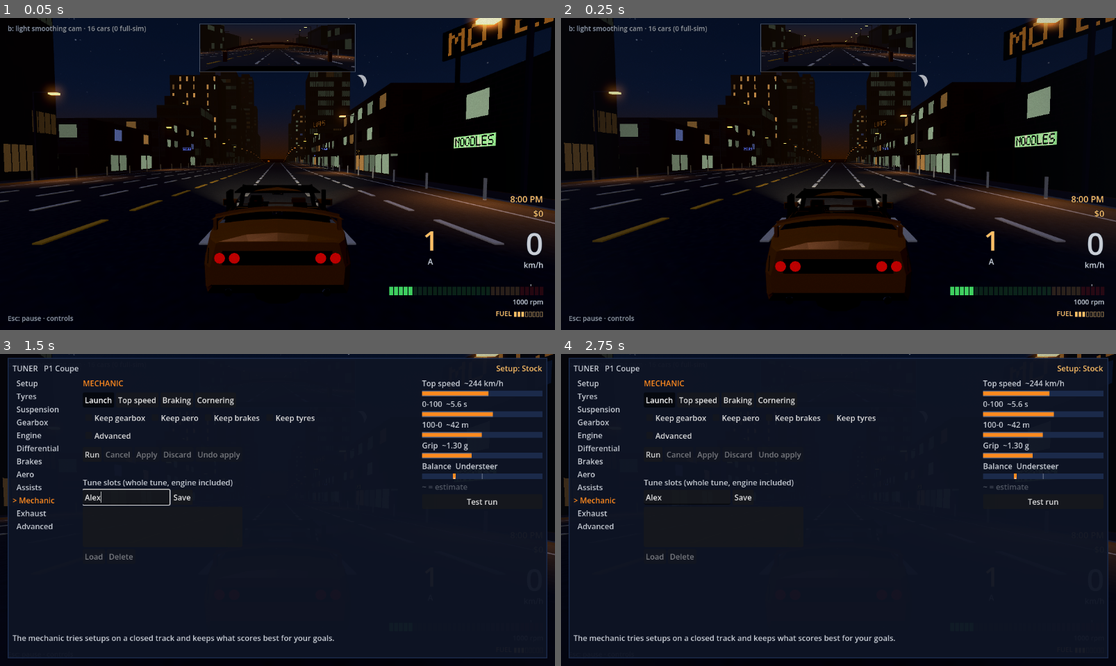
Above: before the commit, frames 1-4 (two rows, left to right).
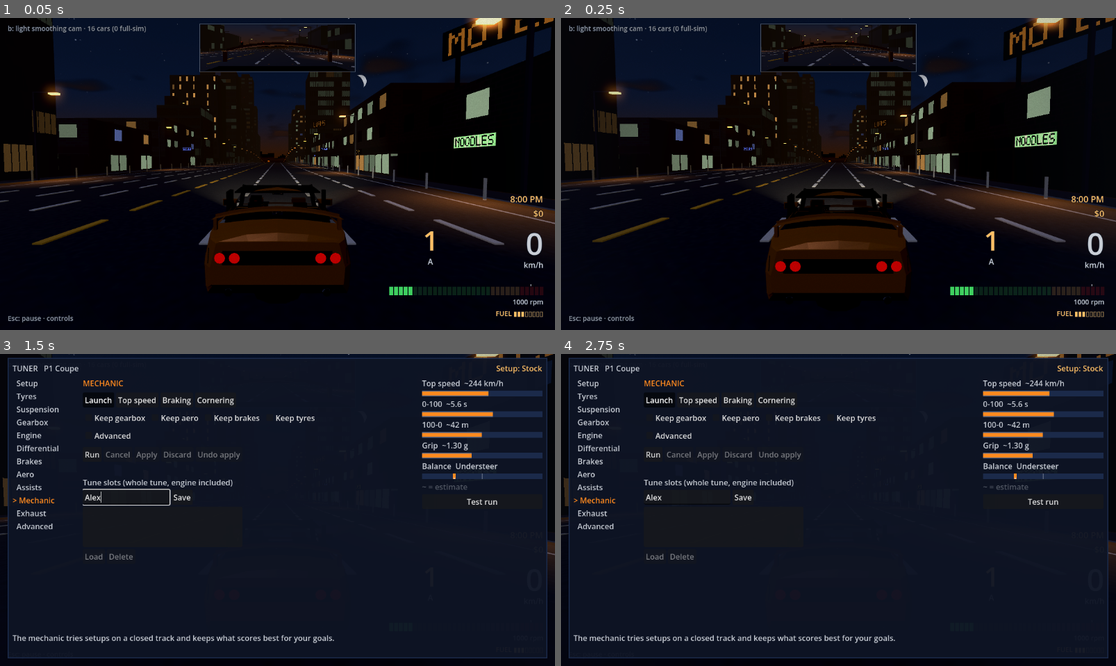
Above: after the commit, the same moments.

Repository: SmurfyHehe/neon-overdrive
Game: Godot game, scene res://Game.tscn
Two runs of this game, one before a commit and one after it. Both use one fixed random seed, a clock stepped at 60 frames per second and the inputs below.
Inputs (mouse positions are in pixels of both pictures, inside the frame that each line leads up to):
- Up to frame 1 (0.05 s): no input
- Up to frame 2 (0.25 s): no input
- Up to frame 3 (1.5 s): tap Enter (photo_shot) at 0.5 s; move the mouse to (399, 494) at 0.52 s; hold D (photo_right) 0.53-1.25 s; tap Y (autotune_panel) at 0.6 s; click (399, 494) at 0.67 s; click (127, 497) at 1.27 s; type "Alex" at 1.35 s
- Up to frame 4 (2.75 s): click "Launch" at 2 s

The runs differ from the first frame. In frame 1, 0.2% of the frame differs, in the area x 14-72%, y 7-46%; in frame 2, 0.2%; in frame 3, less than 0.1%; in frame 4, less than 0.1%.

Commit message:
Sky clouds and far skyline: per-night cloud type, silhouette strip with red blinkers
Co-Authored-By: Claude Sonnet 5.5 <noreply@anthropic.com>

Diff:
--- a/project.godot
+++ b/project.godot
@@ -182,6 +182,14 @@
 "type": "float",
 "value": 0.0
 }
+sky_cloud_offset={
+"type": "float",
+"value": 0.0
+}
+sky_blink={
+"type": "float",
+"value": 0.0
+}
 sky_moon_dir={
 "type": "vec3",
 "value": Vector3(-0.3, 0.25, -0.92)
--- a/scripts/world/night_sky.gd
+++ b/scripts/world/night_sky.gd
@@ -31,6 +31,17 @@
 # the glow dome swells, and stars and moon wash out. Nothing is lit by it: the
 # ambient pin stays, so asphalt keeps its colour.
 #
+# Clouds and skyline (2026-10-10, sky PR 3), all in the same shader, no new
+# draw calls and no scripted per-frame work:
+# - Clouds: one flattened-plane noise layer, a different sky each night
+#   (CLOUD_TYPES: clear / scattered / broken / overcast, picked from the night
+#   number). Dark navy bodies, underlit by the city glow near the horizon,
+#   silvered near the moon, amber at dawn; they dim the stars and veil the
+#   moon. Drift is a global offset the director steps with the clock.
+# - Skyline: a far silhouette strip on the horizon (0.3 to 2.5 degrees tall,
+#   a different outline each night) with red aviation blinkers on the tallest
+#   towers; the blink phase is a global the director steps.
+#
 # Ambient light is no longer taken from the sky (game.gd pins it to a fixed
 # colour), so repainting the sky never lifts the asphalt.
 
@@ -64,6 +75,10 @@
 const MOON_EL_CLIMB := Vector2(4.0, 6.0)    # degrees gained by 6 a.m.
 const MOON_AZ := Vector2(16.0, 30.0)        # degrees off straight ahead
 const MOON_AZ_DRIFT := 4.0                  # degrees it slides outward by 6 a.m.
+
+## Cloud cover per night type, 0 (none) to 1 (solid).
+const CLOUD_TYPES := ["clear", "scattered", "broken", "overcast"]
+const CLOUD_COVER := {"clear": 0.0, "scattered": 0.38, "broken": 0.6, "overcast": 1.0}
 
 ## Dawn runs from 5 a.m. to 6 a.m. (game minutes since 8 p.m.).
 const DAWN_START_MINUTES := 540.0
@@ -94,6 +109,8 @@
 global uniform float sky_glow_height;
 global uniform vec3 sky_moon_dir;
 global uniform float sky_dawn;
+global uniform float sky_cloud_offset;  // cloud drift, plane units
+global uniform float sky_blink;         // seconds, stepped by SkyDirector
 
 // Stars: seed per night; density is the share of grid cells holding one.
 uniform float star_seed = 1.0;
@@ -112,6 +129,11 @@
 uniform vec3 halo_color : source_color = vec3(0.85, 0.82, 0.76);  // silver, a touch warm
 uniform float halo_energy = 0.03;
 
+// Per night: cloud cover and noise offset, skyline outline seed.
+uniform float cloud_cover = 0.0;
+uniform vec2 cloud_seed = vec2(0.0);
+uniform float skyline_seed = 1.0;
+
 // Dawn: horizontal direction the first light comes from (set per night).
 uniform vec3 dawn_dir = vec3(0.0, 0.0, -1.0);
 
@@ -125,6 +147,44 @@
 	p = fract(p * vec3(0.1031, 0.1030, 0.0973));
 	p += dot(p, p.yxz + 33.33);
 	return fract((p.xxy + p.yzz) * p.zyx);
+}
+
+float vnoise(vec2 p) {
+	vec2 i = floor(p);
+	vec2 f = fract(p);
+	f = f * f * (3.0 - 2.0 * f);
+	float a = hash1(vec3(i, cloud_seed.x));
+	float b = hash1(vec3(i + vec2(1.0, 0.0), cloud_seed.x));
+	float c = hash1(vec3(i + vec2(0.0, 1.0), cloud_seed.x));
+	float d = hash1(vec3(i + vec2(1.0, 1.0), cloud_seed.x));
+	return mix(mix(a, b, f.x), mix(c, d, f.x), f.y);
+}
+
+// Cloud density 0..1 on a flattened plane (3 octaves).
+float cloud_density(vec3 d) {
+	if (cloud_cover < 0.01 || d.y < 0.01) {
+		return 0.0;
+	}
+	vec2 p = d.xz / (d.y + 0.14) * 1.4 + vec2(sky_cloud_offset, 0.0) + cloud_seed.yy * 17.0;
+	float n = vnoise(p) * 0.55 + vnoise(p * 2.1 + 7.3) * 0.3 + vnoise(p * 4.3 + 19.1) * 0.15;
+	float thresh = mix(0.78, 0.30, cloud_cover);
+	float c = smoothstep(thresh, thresh + 0.16, n);
+	return c * smoothstep(0.01, 0.12, d.y);  // thins out toward the horizon
+}
+
+// Far skyline: building top (radians above the horizon) for an azimuth, plus
+// the column cell so blinkers can sit on the tall ones.
+float skyline_height(float az, out float col_id) {
+	float w1 = 0.021;
+	float w2 = 0.0063;
+	float c1 = floor(az / w1);
+	float c2 = floor(az / w2);
+	float h1 = hash1(vec3(c1, skyline_seed, 1.0));
+	float h2 = hash1(vec3(c2, skyline_seed, 2.0));
+	float a = 0.004 + pow(h1, 2.4) * 0.040;
+	float b = 0.003 + pow(h2, 3.0) * 0.022;
+	col_id = a >= b ? c1 : c2 + 4096.0;
+	return max(a, b);
 }
 
 vec3 gradient(vec3 d) {
@@ -209,6 +269,43 @@
 			// gradient, not from the starry sky.
 			col = mix(col, max(base, face), edge);
 		}
+		// Skyline: a silhouette strip lit from below by the city glow, red
+		// blinkers on the tall towers. Distant, so it covers sky and the
+		// first sliver of ground only.
+		if (elev > -0.004 && elev < 0.05) {
+			float az2 = atan(EYEDIR.x, -EYEDIR.z) + PI;
+			float id;
+			float top = skyline_height(az2, id);
+			float body = 1.0 - smoothstep(top - 0.0007, top, elev);
+			float up = clamp(elev / top, 0.0, 1.0);
+			vec3 sil = mix(sky_glow_color.rgb * 0.55, vec3(0.012, 0.016, 0.03), smoothstep(0.0, 0.8, up));
+			col = mix(col, sil, body * smoothstep(-0.004, 0.0, elev));
+			// Blinkers on the tallest columns: red, ~0.5 Hz, own phase each.
+			if (top > 0.026) {
+				float hb = hash1(vec3(id, skyline_seed, 3.0));
+				if (hb > 0.35) {
+					float w = id >= 4096.0 ? 0.0063 : 0.021;
+					float cid = id >= 4096.0 ? id - 4096.0 : id;
+					float cx = (cid + 0.5) * w;
+					float dx = (az2 - cx) * cos(elev);
+					float dy = elev - (top + 0.0012);
+					float r = sqrt(dx * dx + dy * dy);
+					float on = step(0.62, fract(sky_blink * 0.5 + hb * 7.0));
+					col += vec3(1.0, 0.08, 0.04) * on * exp(-r * 600.0) * 1.2;
+				}
+			}
+		}
+		// Clouds: over stars, halo and moon, under the dither.
+		float cl = cloud_density(EYEDIR);
+		if (cl > 0.0) {
+			float underlit = 1.0 - smoothstep(0.0, 0.55, EYEDIR.y);
+			float mang = acos(clamp(dot(EYEDIR, normalize(sky_moon_dir)), -1.0, 1.0));
+			vec3 body_c = vec3(0.0035, 0.0045, 0.009);
+			body_c += sky_glow_color.rgb * 1.0 * underlit * cl;
+			body_c += moon_color * 0.16 * lit_frac * exp(-mang * 6.0);
+			body_c += vec3(0.30, 0.15, 0.05) * sky_dawn * underlit;
+			col = mix(col, body_c, cl * (0.55 + 0.4 * cloud_cover));
+		}
 		// Dither: one 8-bit sRGB step of interleaved gradient noise, sized
 		// for the local brightness so dark navy gets it too.
 		float n = fract(52.9829189 * fract(dot(FRAGCOORD.xy, vec2(0.06711056, 0.00583715))));
@@ -245,11 +342,24 @@
 static func phase_for_night(night: int) -> float:
 	return fposmod(PHASE_NIGHT_1 + float(night - 1) / PHASE_CYCLE_NIGHTS, 1.0)
 
+## Cloud type tonight, from the night number.
+static func cloud_type(night: int) -> String:
+	var rng := RandomNumberGenerator.new()
+	rng.seed = hash([night, "clouds"])
+	return CLOUD_TYPES[rng.randi() % CLOUD_TYPES.size()]
+
+## Cloud offset for a clock time: the layer drifts slowly all night.
+static func cloud_offset_for_minutes(minutes: float) -> float:
+	return minutes * 0.004
+
 ## Phase, star seed and moon path for a night.
 static func set_night(sky: Sky, night: int) -> void:
 	var mat := sky.sky_material as ShaderMaterial
 	mat.set_shader_parameter("phase", phase_for_night(night))
 	mat.set_shader_parameter("star_seed", float(posmod(night, 1000)))
+	mat.set_shader_parameter("cloud_cover", float(CLOUD_COVER[cloud_type(night)]))
+	mat.set_shader_parameter("cloud_seed", Vector2(float(posmod(hash([night, "cloud_noise"]), 997)), float(posmod(hash([night, "cloud_pos"]), 53))))
+	mat.set_shader_parameter("skyline_seed", float(posmod(hash([night, "skyline"]), 9973)))
 	# First light comes from the side the moon is not on, 35-65 degrees off the road.
 	var off := 35.0 + 30.0 * float(posmod(hash([night, "dawn"]), 100)) / 100.0
 	var a := deg_to_rad(-float(moon_path(night).side) * off)
@@ -296,6 +406,13 @@
 	dawn = clampf(value, 0.0, 1.0)
 	RenderingServer.global_shader_parameter_set("sky_dawn", dawn)
 
+## Cloud drift and blinker clock: global shader parameters, set from SkyDirector.
+static func set_cloud_offset(value: float) -> void:
+	RenderingServer.global_shader_parameter_set("sky_cloud_offset", value)
+
+static func set_blink(seconds: float) -> void:
+	RenderingServer.global_shader_parameter_set("sky_blink", seconds)
+
 static func set_phase(sky: Sky, phase: float) -> void:
 	(sky.sky_material as ShaderMaterial).set_shader_parameter("phase", fposmod(phase, 1.0))
 
--- a/scripts/world/sky_director.gd
+++ b/scripts/world/sky_director.gd
@@ -18,6 +18,7 @@
 const BLEND_SECS := 4.0
 const BLEND_STEP_SECS := 0.1
 const DISTRICT_CHECK_SECS := 0.25
+const BLINK_STEP_SECS := 0.2
 
 var sky: Sky
 var night_clock: NightClock
@@ -32,6 +33,8 @@
 var _blend_acc := 0.0
 var _moon_acc := 0.0
 var _district_acc := 0.0
+var _blink_acc := 0.0
+var _blink_time := 0.0
 var _night := 0
 
 func _ready() -> void:
@@ -45,6 +48,7 @@
 	night_clock.night_ended.connect(_on_night_ended)
 	_apply_moon()
 	NightSky.set_dawn(NightSky.dawn_for_minutes(night_clock.minutes))
+	NightSky.set_cloud_offset(NightSky.cloud_offset_for_minutes(night_clock.minutes))
 
 func _process(delta: float) -> void:
 	_moon_acc += delta
@@ -52,6 +56,12 @@
 		_moon_acc = 0.0
 		_apply_moon()
 		_apply_dawn()
+		NightSky.set_cloud_offset(NightSky.cloud_offset_for_minutes(night_clock.minutes))
+	_blink_acc += delta
+	if _blink_acc >= BLINK_STEP_SECS:
+		_blink_time += _blink_acc
+		_blink_acc = 0.0
+		NightSky.set_blink(_blink_time)
 	if _blend < 1.0:
 		_blend_acc += delta
 		if _blend_acc >= BLEND_STEP_SECS:
@@ -98,3 +108,4 @@
 	NightSky.set_night(sky, _night)
 	_apply_moon()
 	NightSky.set_dawn(0.0)
+	NightSky.set_cloud_offset(0.0)
--- /dev/null
+++ b/tests/world/sky_clouds.gd
@@ -0,0 +1,31 @@
+extends SceneTree
+
+# Sky clouds (sky PR 3, 2026-10-10): the night number picks the cloud type, so
+# a night always has the same sky, and over a month all four types turn up.
+# Pure logic, no window. Run:
+#   Godot_v4.7.2-stable_win64_console.exe --headless --path . -s res://tests/world/sky_clouds.gd
+
+func _initialize() -> void:
+	var seen := {}
+	var fails: Array[String] = []
+	for n in range(1, 61):
+		var t := NightSky.cloud_type(n)
+		if t != NightSky.cloud_type(n):
+			fails.append("night %d is not repeatable" % n)
+		seen[t] = int(seen.get(t, 0)) + 1
+	for t in NightSky.CLOUD_TYPES:
+		if int(seen.get(t, 0)) < 5:
+			fails.append("cloud type %s turned up %d times in 60 nights" % [t, int(seen.get(t, 0))])
+	if NightSky.CLOUD_COVER.clear != 0.0:
+		fails.append("a clear night must have no cloud")
+	var last := -1.0
+	for t in NightSky.CLOUD_TYPES:
+		if float(NightSky.CLOUD_COVER[t]) <= last and t != "clear":
+			fails.append("cover must grow clear < scattered < broken < overcast")
+		last = float(NightSky.CLOUD_COVER[t])
+	if NightSky.cloud_offset_for_minutes(600.0) <= NightSky.cloud_offset_for_minutes(0.0):
+		fails.append("clouds must drift through the night")
+	for f in fails:
+		printerr("FAIL: ", f)
+	print("sky_clouds: %s %s" % [seen, "PASS" if fails.is_empty() else "FAIL"])
+	quit(0 if fails.is_empty() else 1)
Not shown, changed: tests/run_tests.bat
